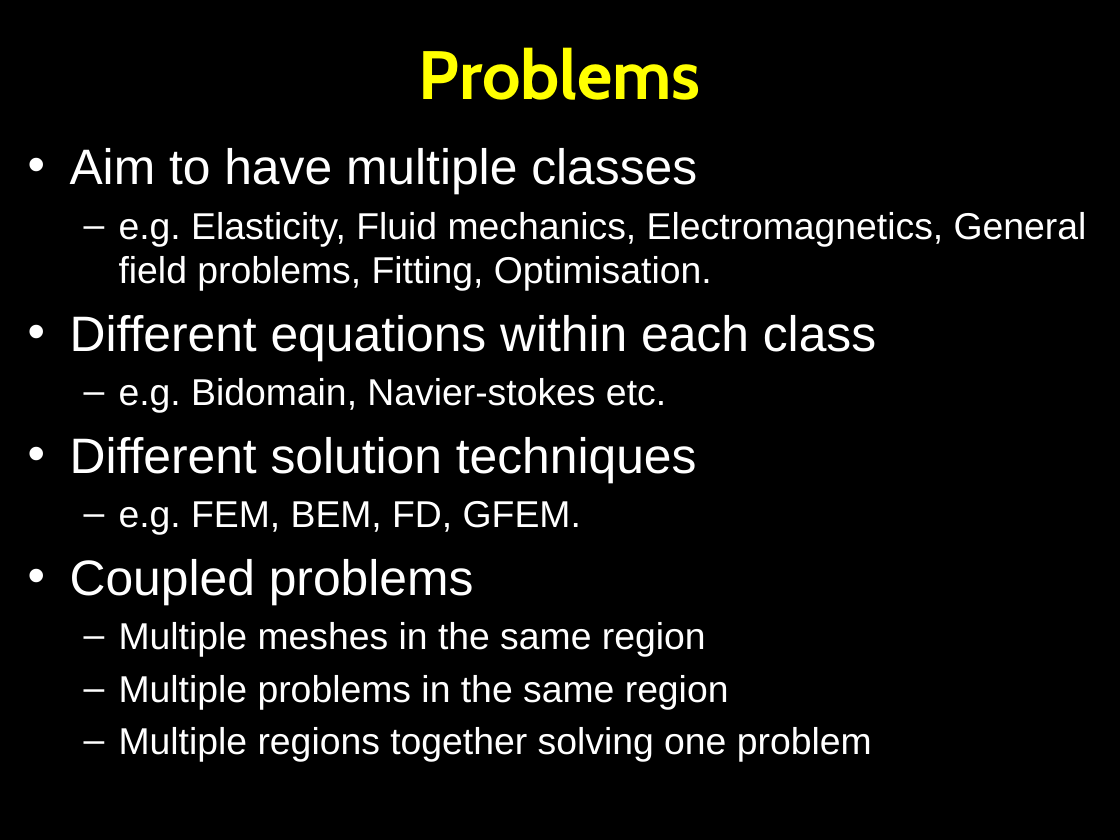
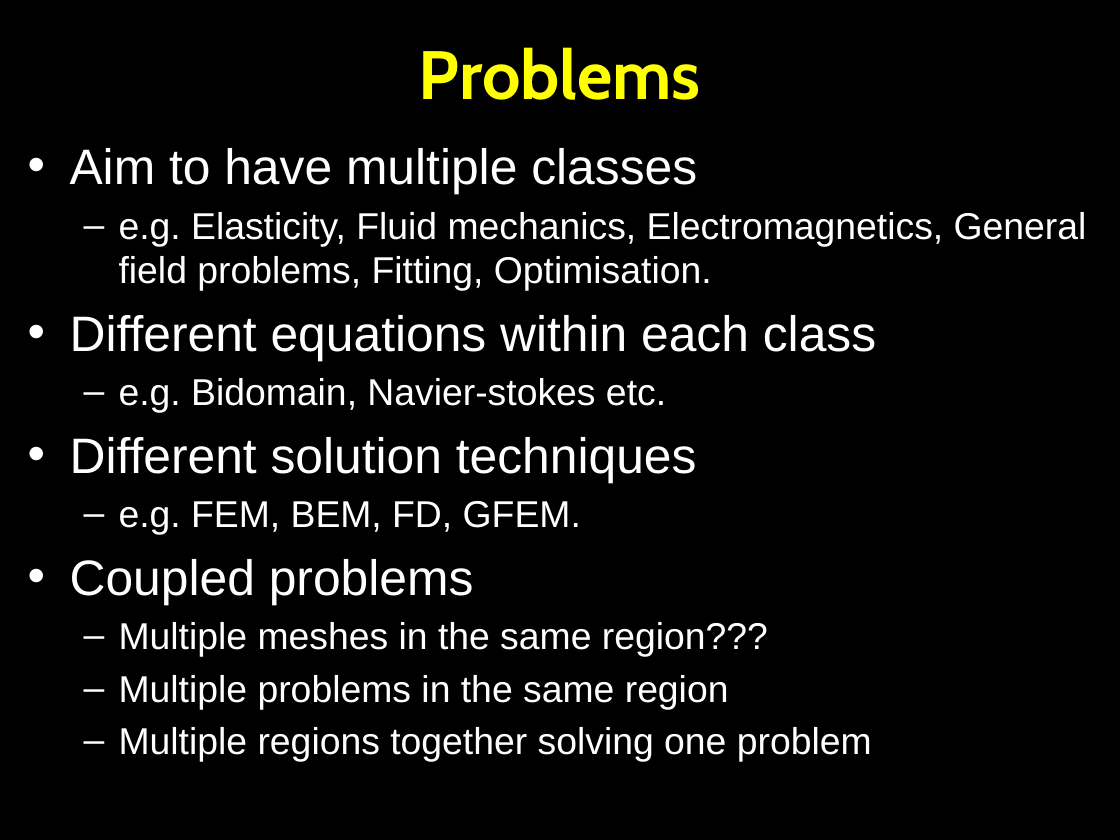
Before and after one commit to OpenCMISS/cm, a slide deck: slide 65 of doc/openCMISS.pptx (slide 44 before the commit). Drawn at 1120x840 pixels with LibreOffice and Linux fonts; fonts in the diff are those of the drawing. Boxes give left, top, right and bottom in pixels: in the first picture for what was removed or moved away, otherwise in the second. Text is boxed around its words. In the diff, an @@ line names an element or a change of style, - is before the commit and + after.

Commit message:
Updated openCMISS powerpoint presentation. Changes include: 1. Changes for regions, equations and problems 2. Block diagrams to show type structure 3. Additional slides for activation problems/CellML/FieldML

```diff
--- a/doc/openCMISS.pptx
+++ b/doc/openCMISS.pptx
@@ text at <box>119,622,768,657</box>: text changed @@
-  – Multiple meshes in the same region
+  – Multiple meshes in the same region???
```
Also in this commit, not shown: 8 other slides changed, 22 slides added.
